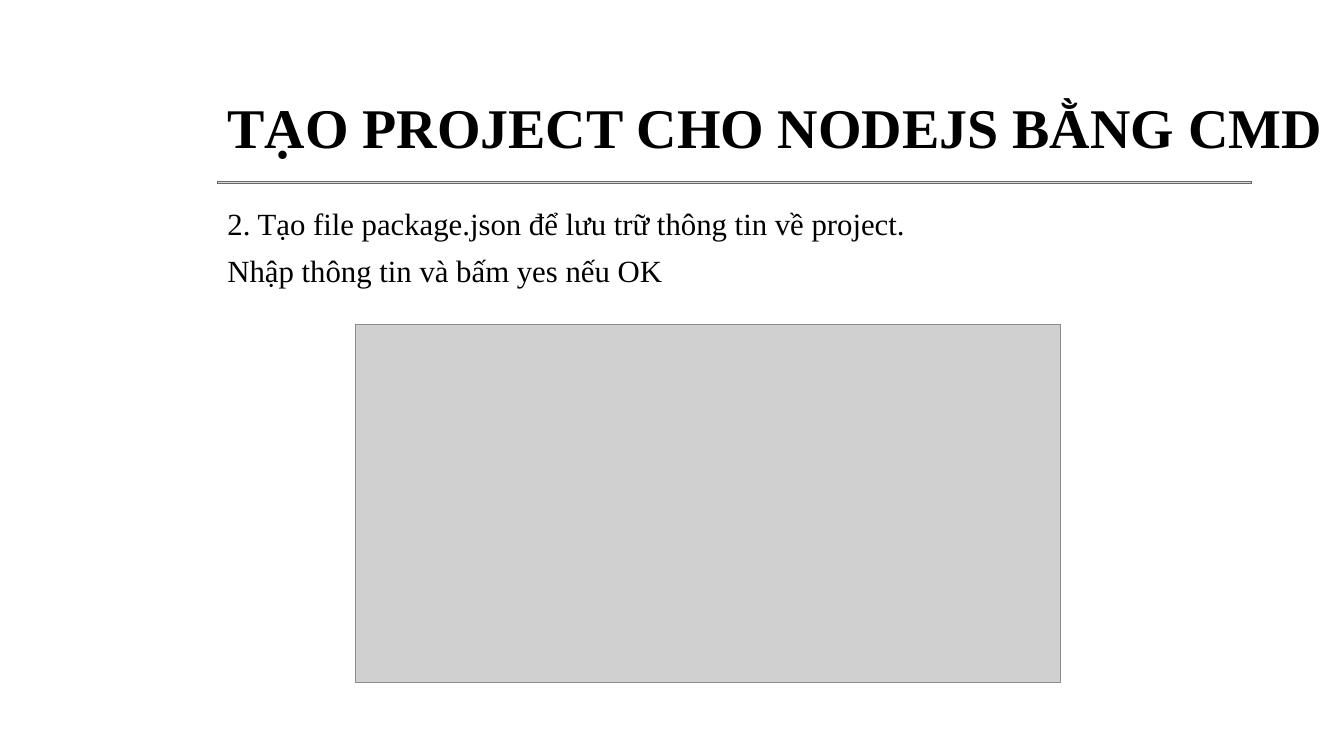
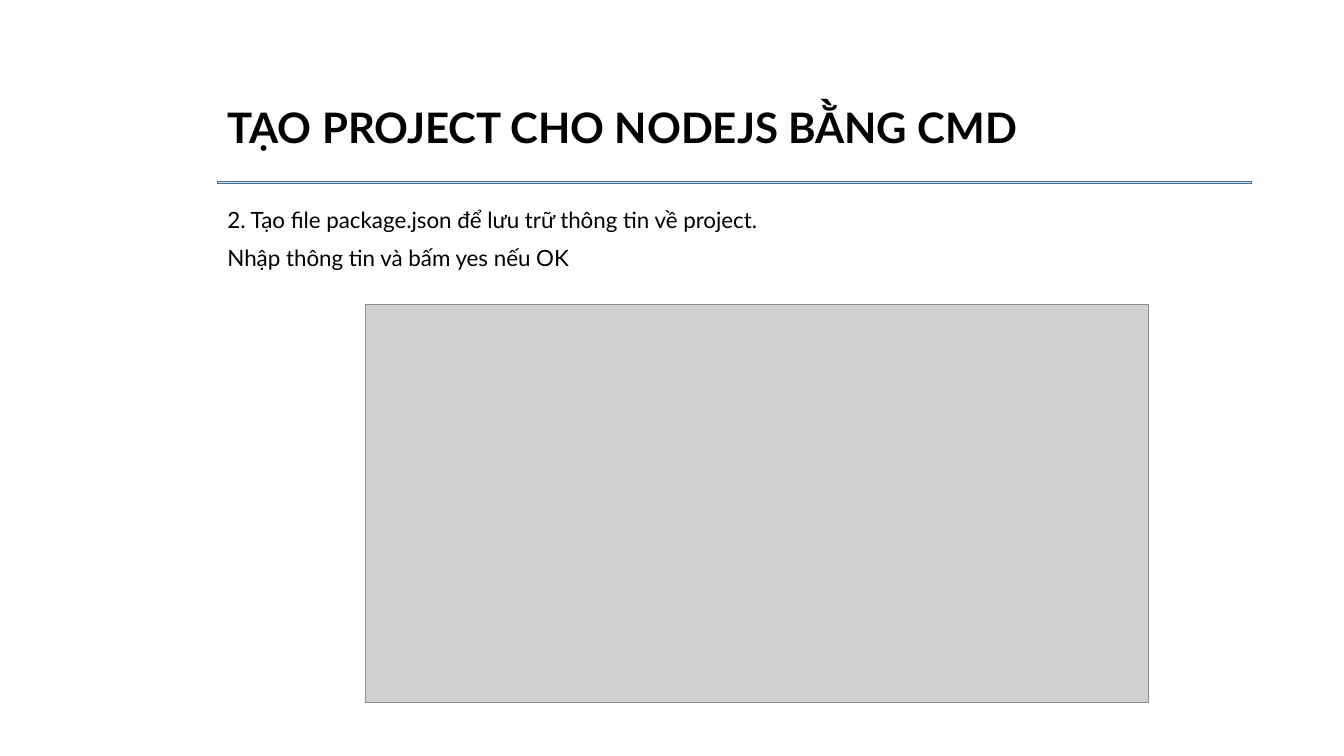
Before and after one commit to daotuyen9244/Indruino-Iot-Project, a slide deck: slide 4 of FW/Thanh/nodejs/nodejs.pptx. Drawn at 1344x756 pixels with LibreOffice and Linux fonts; fonts in the diff are those of the drawing; grey boxes stand for pictures; background and template pictures are left out. Boxes give left, top, right and bottom in pixels: in the first picture for what was removed or moved away, otherwise in the second. Text is boxed around its words. In the diff, an @@ line names an element or a change of style, - is before the commit and + after.

```diff
--- a/FW/Thanh/nodejs/nodejs.pptx
+++ b/FW/Thanh/nodejs/nodejs.pptx
@@ title "TẠO PROJECT CHO NODEJS BẰNG ..." at box(227, 107, 1017, 151): size 40 to 30 pt, font Times New Roman to Lato @@
@@ text "2. Tạo file package.json để ..." at box(227, 209, 757, 270): size 22 to 16 pt, font Times New Roman to Lato @@
@@ picture: place and size @@
-picture at box(356, 325, 1061, 683)
+picture at box(365, 304, 1148, 703)
```
Also in this commit, not shown: 17 other slides changed, 5 other files.
